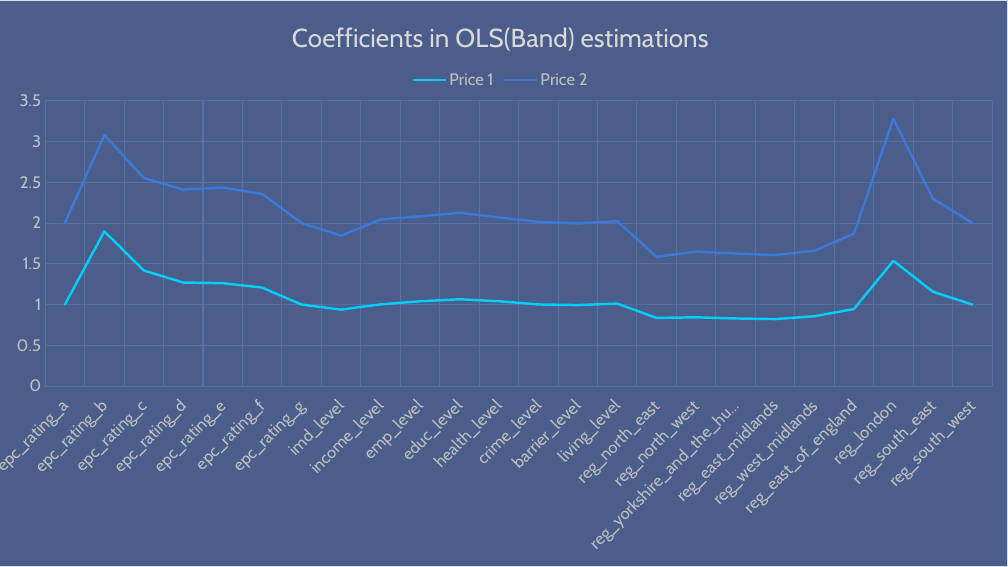
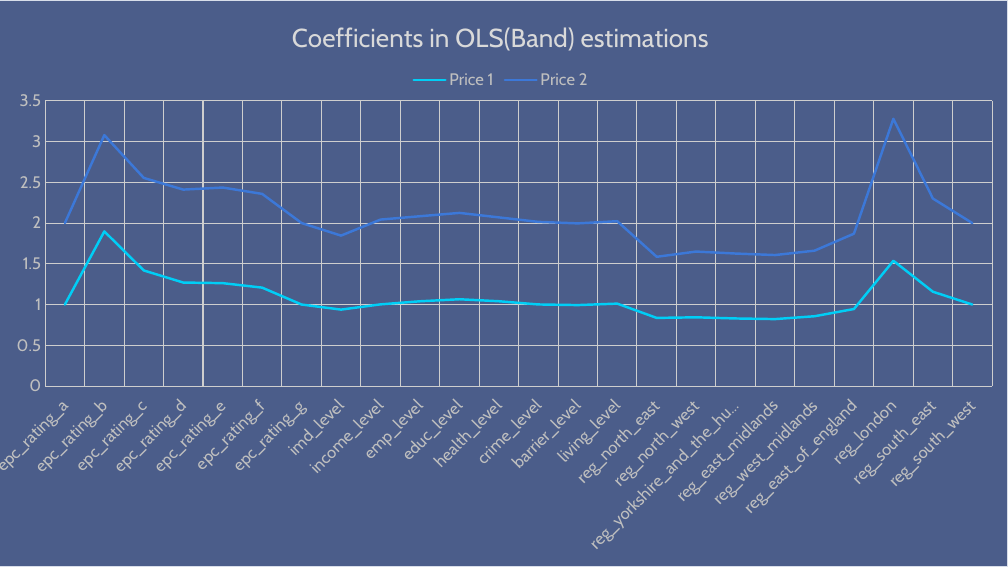
Before and after one commit to Sanchayan-Bhowal/Project-Energy-Economy, a slide deck: slide 18 of Project_ppt.pptx. Drawn at 1008x567 pixels with LibreOffice and Linux fonts; fonts in the diff are those of the drawing. Boxes give left, top, right and bottom in pixels: in the first picture for what was removed or moved away, otherwise in the second. Text is boxed around its words. In the diff, an @@ line names an element or a change of style, - is before the commit and + after.

```diff
--- a/Project_ppt.pptx
+++ b/Project_ppt.pptx
@@ line stacked chart at [0,0,1008,566] @@
@@ category axis changed @@
@@ value axis changed @@
```
Also in this commit, not shown: 9 other slides changed, 1 slide added, 2 other files.
